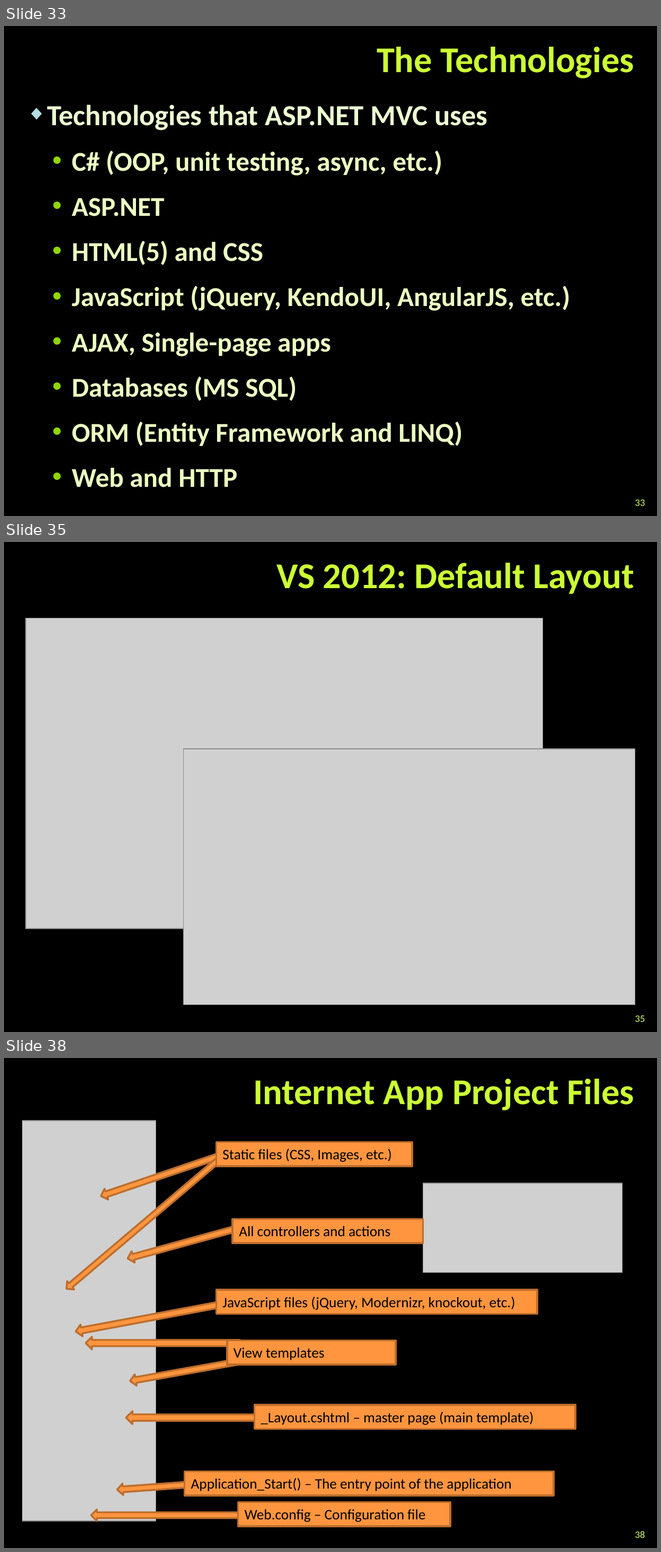
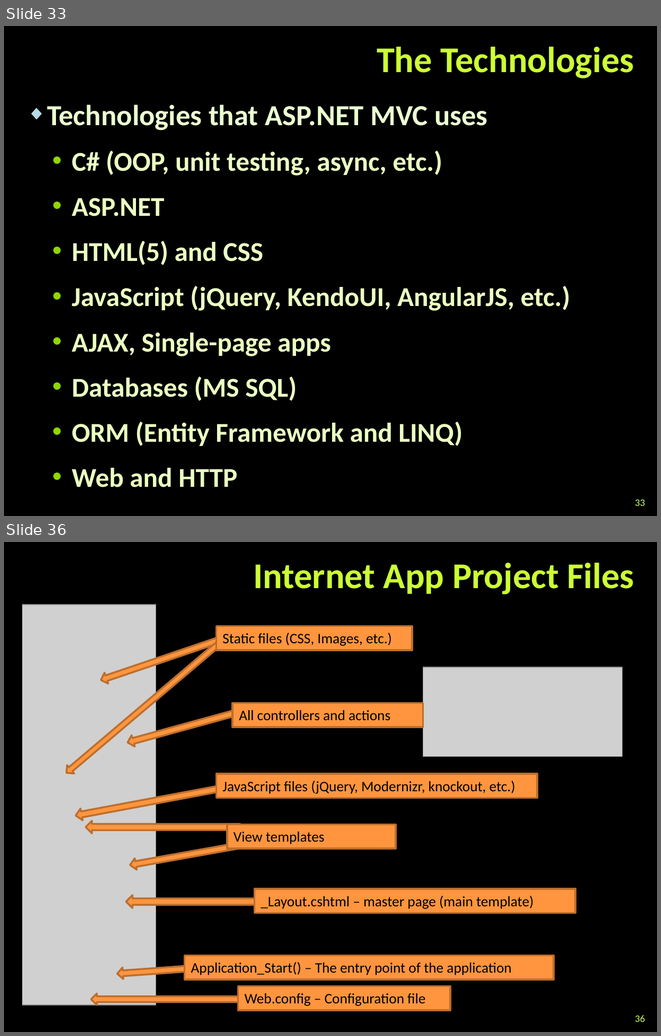
Before and after one commit to TelerikAcademy/ASP.NET-MVC, a slide deck: 01. Introduction-to-ASP.NET-MVC/Introduction to ASP.NET MVC.pptx. Shown one above the other, each under a label of ours: slides 33, 35 and 38 before the commit, slides 33 and 36 after it; the slides between them are not shown. The pictures are 661x1552 and 661x1036 pixels, drawn with LibreOffice and Linux fonts; fonts in the diff are those of the drawing; grey boxes stand for pictures; background and template pictures are left out. Boxes give left, top, right and bottom in pixels: in the first picture for what was removed or moved away, otherwise in the second. Text is boxed around its words. In the diff, an @@ line names an element or a change of style, - is before the commit and + after.

```diff
--- a/01. Introduction-to-ASP.NET-MVC/Introduction to ASP.NET MVC.pptx
+++ b/01. Introduction-to-ASP.NET-MVC/Introduction to ASP.NET MVC.pptx
@@ slide 35 removed at (x1=4, y1=542, x2=657, y2=1032), background picture (left out) @@
@@ title removed at (x1=276, y1=563, x2=634, y2=594) @@
-VS 2012: Default Layout
@@ picture removed at (x1=26, y1=618, x2=542, y2=928) @@
@@ picture removed at (x1=184, y1=749, x2=635, y2=1004) @@
@@ page number removed at (x1=635, y1=1015, x2=645, y2=1022) @@
-35
@@ what was slide 38 is now slide 36 @@
@@ page number at (x1=635, y1=1015, x2=645, y2=1022): text changed @@
-38
+36
```
Also in this commit, not shown: 6 slides changed, 1 other slide removed.
